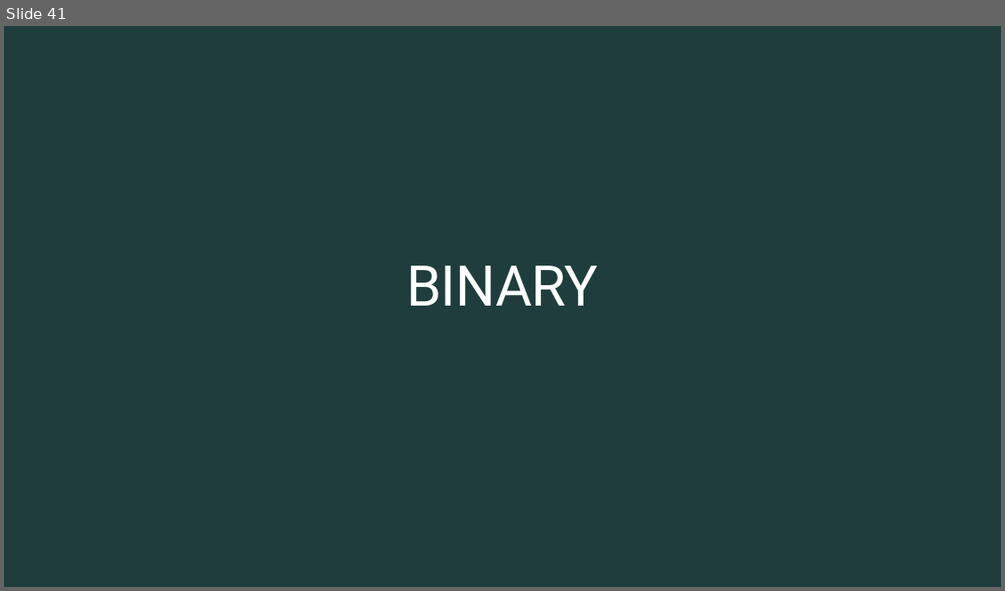
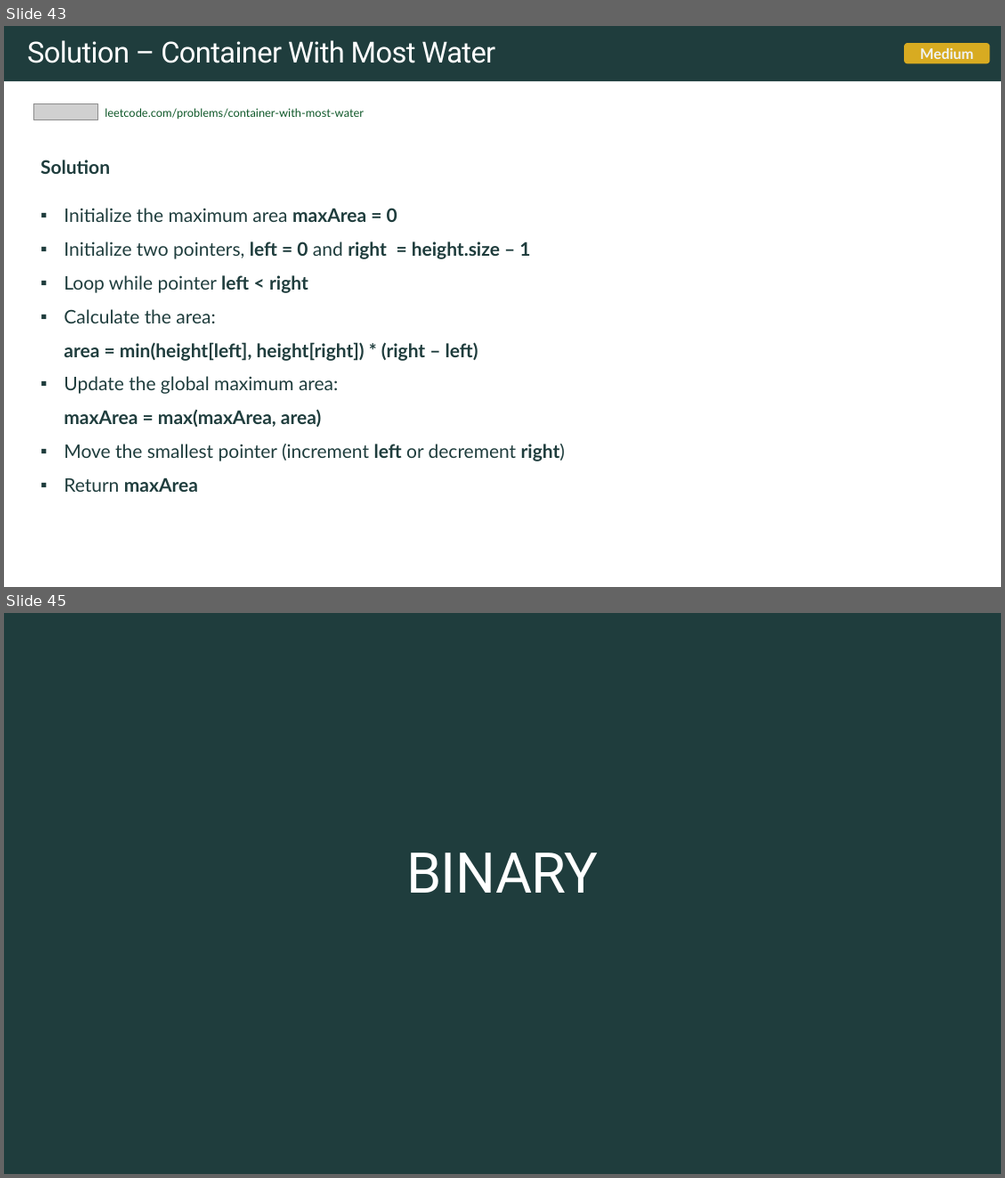
Before and after one commit to rfdavid/coding-interview-handbook-cpp, a slide deck: Algorithm and problem Solving Cheatsheet.pptm. Shown one above the other, each under a label of ours: slide 41 before the commit, slides 43 and 45 after it; the slides between them are not shown. The pictures are 1005x591 and 1005x1178 pixels, drawn with LibreOffice and Linux fonts; fonts in the diff are those of the drawing; grey boxes stand for pictures. Boxes give left, top, right and bottom in pixels: in the first picture for what was removed or moved away, otherwise in the second. Text is boxed around its words. In the diff, an @@ line names an element or a change of style, - is before the commit and + after.

Commit message:
added binary tree DFS and two pointers

```diff
--- a/Algorithm and problem Solving Cheatsheet.pptm
+++ b/Algorithm and problem Solving Cheatsheet.pptm
@@ slide 43 added at box(4, 26, 1001, 587), background #FFFFFF @@
@@ rectangle added at box(4, 26, 1001, 81), fill #1F3D3D @@
@@ title added at box(27, 40, 495, 63), 28 pt, text #FFFFFF @@
+Solution – Container With Most Water
@@ rounded rectangle added at box(905, 43, 990, 64), fill #E2B120 at 95% opacity, 14 pt, text #F0F3F3, bold @@
+Medium
@@ picture added at box(34, 103, 97, 120) @@
@@ text added at box(105, 108, 364, 119), 11 pt, text #0F5829 @@
+leetcode.com/problems/container-with-most-water
@@ text added at box(40, 160, 565, 491), 18 pt, text #1F3D3D @@
+Solution
+▪ Initialize the maximum area maxArea = 0
+▪ Initialize two pointers, left = 0 and right = height.size – 1
+▪ Loop while pointer left < right
+▪ Calculate the area:
+  area = min(height[left], height[right]) * (right – left)
+▪ Update the global maximum area:
+  maxArea = max(maxArea, area)
+▪ Move the smallest pointer (increment left or decrement right)
+▪ Return maxArea
@@ what was slide 41 is now slide 45 @@
```
Also in this commit, not shown: 4 slides changed, 11 other slides added, 15 other files.
